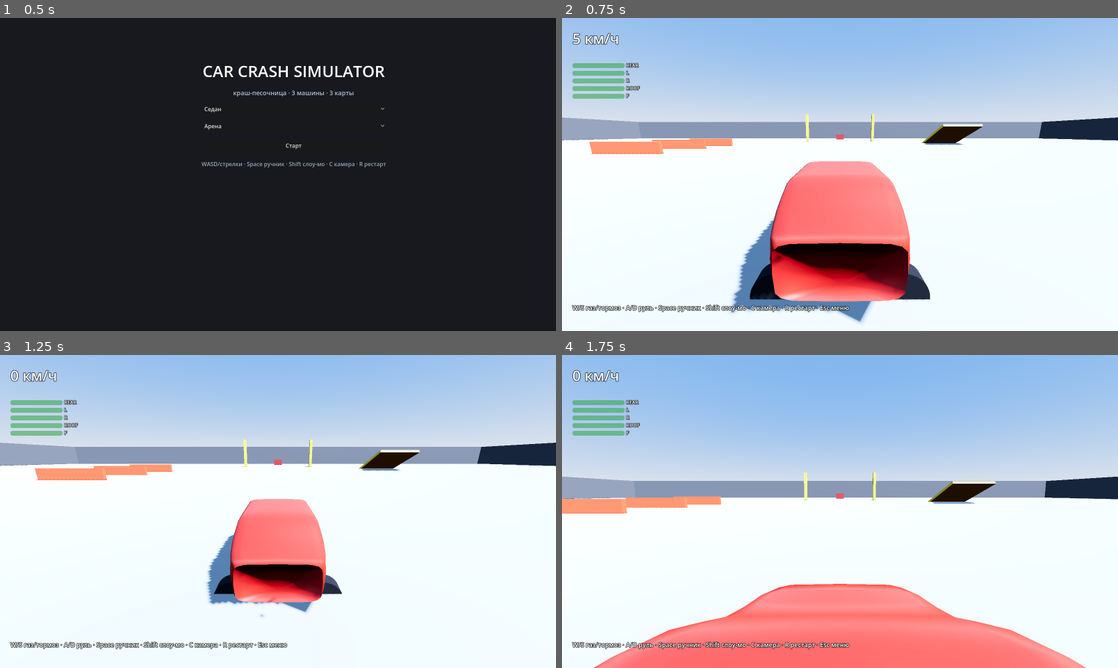
Above: before the commit, frames 1-4 (two rows, left to right).
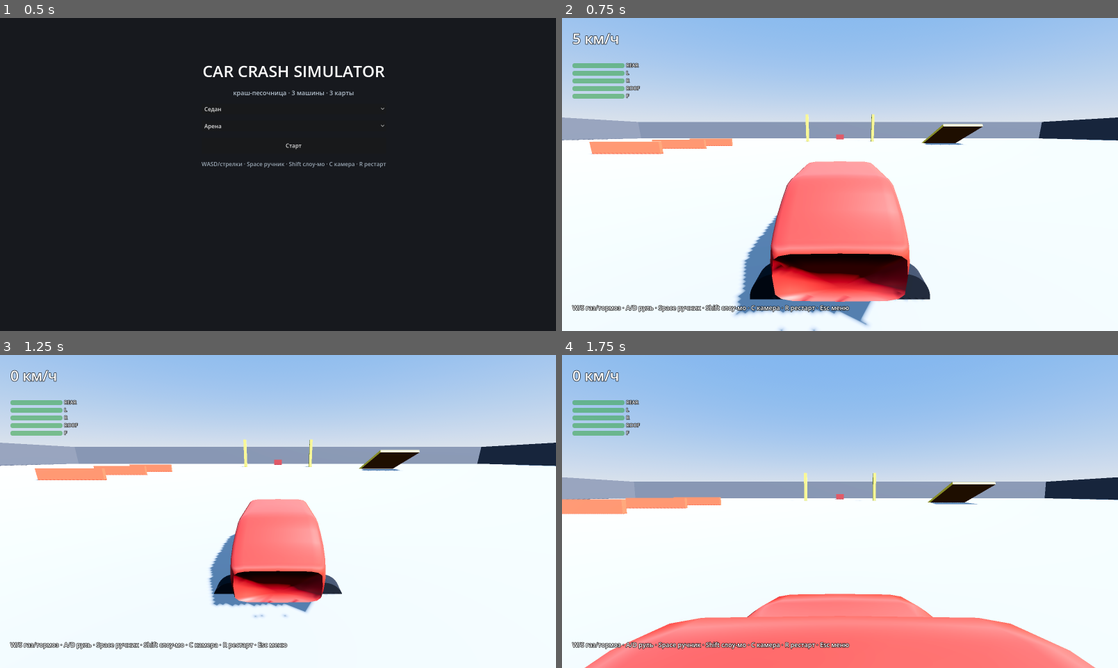
Above: after the commit, the same moments.

Repository: lightcodegit/carcrashsimulator
Game: Godot game, scene res://scenes/main_menu.tscn
Two runs of this game, one before a commit and one after it. Both use one fixed random seed, a clock stepped at 60 frames per second and the inputs below.
Inputs (mouse positions are in pixels of both pictures, inside the frame that each line leads up to):
- Up to frame 1 (0.5 s): no input
- Up to frame 2 (0.75 s): click "Старт" at 0.5 s
- Up to frame 3 (1.25 s): no input
- Up to frame 4 (1.75 s): move the mouse to (962, 495) at 1.27 s; hold D (steer_right) from 1.28 s (still down); hold C (cam_cycle) from 1.28 s (still down); click (962, 495) at 1.42 s

Frame 1 is identical in both runs. In frame 2, 3.1% of the frame differs, in the area x 30-63%, y 45-100%; in frame 3, 1.4%; in frame 4, 3.6%, in the area x 0-100%, y 37-100%.

Commit message:
fix(b1): stability - continuous_cd, thick floors, corr/bake clamps, speed-scaled crush depth, tip/totaled reset, particle throttle; feat(b2): per-car body profiles and wheels

Diff:
--- a/scripts/core/car_rig.gd
+++ b/scripts/core/car_rig.gd
@@ -30,6 +30,7 @@
 	ch.custom_integrator = true
 	ch.contact_monitor = true
 	ch.max_contacts_reported = 8
+	ch.continuous_cd = true
 	var pm := PhysicsMaterial.new()
 	pm.friction = 0.0; pm.bounce = 0.0
 	ch.physics_material_override = pm
--- a/scripts/core/damage_model.gd
+++ b/scripts/core/damage_model.gd
@@ -18,6 +18,7 @@
 
 func reset() -> void:
 	_broken = [0, 0, 0, 0, 0]
+	if _totaled: totaled_changed.emit(false)
 	_totaled = false
 
 func report_breaks(zone: int, n: int) -> void:
--- a/scripts/core/effects_director.gd
+++ b/scripts/core/effects_director.gd
@@ -54,13 +54,20 @@
 	p.mesh = q
 	return p
 
+var _spark_until := 0
+var _shard_until := 0
+
 func _on_impact(speed_kmh: float, point: Vector3, _normal: Vector3) -> void:
 	if speed_kmh < 15.0: return
+	if Time.get_ticks_msec() < _spark_until: return
+	_spark_until = Time.get_ticks_msec() + 80
 	_sparks.global_position = point
 	_sparks.emitting = false
 	_sparks.emitting = true
 
 func _on_plastic(zone: int, world_pos: Vector3, _energy: float) -> void:
+	if Time.get_ticks_msec() < _shard_until: return
+	_shard_until = Time.get_ticks_msec() + 150
 	if zone == Zones.ROOF or zone == Zones.LEFT or zone == Zones.RIGHT:
 		_shards.global_position = world_pos
 		_shards.emitting = false
--- a/scripts/core/game_manager.gd
+++ b/scripts/core/game_manager.gd
@@ -81,6 +81,7 @@
 func _respawn_now() -> void:
 	car.respawn(_spawn)
 	damage.reset()
+	hud.show_tip("")
 	car.shell.set_zone_hp([100.0, 100.0, 100.0, 100.0, 100.0])
 	TimeScale.set_hold(false)
 
--- a/scripts/core/shell_builder.gd
+++ b/scripts/core/shell_builder.gd
@@ -17,6 +17,9 @@
 		var x := -half_l + float(s) / (S - 1) * p.length
 		var taper := clampf(1.0 - pow(absf(x) / half_l, 6.0) * 0.22, 0.78, 1.0)
 		var blend := _cabin_blend(x, p.cab_x0, p.cab_x1)
+		var topscale := 1.0
+		if x > p.cab_x1 + 0.01: topscale = p.hood_scale
+		elif x < p.cab_x0 - 0.01: topscale = p.trunk_scale
 		for i in P:
 			var th := float(i) / P * TAU
 			var cs := cos(th); var sn := sin(th)
@@ -24,7 +27,7 @@
 			var se := 0.35
 			var csx := signf(cs) * pow(absf(cs), se)
 			var snx := signf(sn) * pow(absf(sn), se)
-			var y := body_cy + body_ry * csx * taper
+			var y := body_cy + body_ry * csx * taper * (topscale if cs > 0.0 else 1.0)
 			var z := body_rz * snx * taper
 			if cs > 0.0:
 				y = lerp(y, cab_cy + cab_ry * csx, blend)
--- a/scripts/core/soft_shell.gd
+++ b/scripts/core/soft_shell.gd
@@ -7,7 +7,7 @@
 const SUBSTEPS := 2
 const RELAX := 3
 const DAMP := 0.985
-const MAX_PT_SPEED := 25.0
+const MAX_PT_SPEED := 14.0
 const YIELD := 0.05
 const YIELD_C := 0.08
 const SLEEP_FRAMES := 90
@@ -117,9 +117,9 @@
 	return velocity_getter.call()
 
 func apply_impact(world_pos: Vector3, dir: Vector3, speed_ms: float) -> void:
-	var R := 0.7 + minf(speed_ms, 40.0) * 0.012
-	var crush_vel := minf(16.0, speed_ms * 0.4)
-	var crush_off := minf(0.08, speed_ms * 0.004)   # малый прогиб: урон делает crush_vel, а не телепорт в стену
+	var R := 0.7 + minf(speed_ms, 40.0) * 0.008
+	var crush_vel := minf(12.0, speed_ms * 0.4)
+	var crush_off := minf(0.25, speed_ms * 0.012)   # глубина первичного прогиба растёт со скоростью
 	var v_ch := _point_vel_at(Vector3.ZERO)
 	var R2 := R * R
 	wake_count_at_impact = 0
@@ -189,6 +189,7 @@
 			Spring.BEND: kk = 0.35
 			_: kk = minf(1.0, 0.95 * params.k_anchor)
 		var corr := delta * (1.0 - rest / len) * kk
+		if corr.length() > 0.12: corr = corr.normalized() * 0.12  # кламп: один шаг не даёт взрыва
 		if sp.type == Spring.ANCHOR:
 			if _dyn[sp.a]: _pos[sp.a] += corr
 		elif _dyn[sp.a] and _dyn[sp.b]:
@@ -277,6 +278,9 @@
 		if _still[i] >= SLEEP_FRAMES or _slow[i] >= 240 or _age[i] >= 360:  # 4 с дрейфа / 6 с в dynamic -> сон
 			var e := ObstacleField.project_out(_pos[i])
 			_pos[i] = e; _prev[i] = e
+			var orig: Vector3 = _chassis_xform() * spec.points[i]
+			if _pos[i].distance_squared_to(orig) > params.length * params.length:
+				_pos[i] = orig  # не запекать мусорные позиции (шипы)
 			_rest_local[i] = _chassis_xform().affine_inverse() * _pos[i]
 			_dyn[i] = false; _dyn_count -= 1
 
--- a/scripts/core/vehicle_db.gd
+++ b/scripts/core/vehicle_db.gd
@@ -9,21 +9,24 @@
 			p.mass = 1300; p.accel_max = 7.0; p.vmax_kmh = 160; p.brake_decel = 22
 			p.steer_rate_deg = 38; p.grip = 8.0
 			p.length = 4.4; p.width = 1.8; p.height = 1.45; p.gc = 0.32
-			p.body_h = 0.70; p.roof_h = 0.43; p.cab_x0 = -1.0; p.cab_x1 = 0.9
+			p.body_h = 0.62; p.roof_h = 0.51; p.cab_x0 = -1.0; p.cab_x1 = 0.95
+			p.hood_scale = 0.82; p.trunk_scale = 0.88; p.wheel_r = 0.37
 			p.sections = 20; p.k_struct = 1.0; p.k_anchor = 1.2
 			p.break_strain = 0.22; p.shell_color = Color(0.78, 0.18, 0.16)
 		"pickup":
 			p.mass = 1900; p.accel_max = 6.0; p.vmax_kmh = 140; p.brake_decel = 18
 			p.steer_rate_deg = 30; p.grip = 6.0
 			p.length = 5.2; p.width = 2.0; p.height = 1.9; p.gc = 0.45
-			p.body_h = 0.95; p.roof_h = 0.50; p.cab_x0 = -1.6; p.cab_x1 = -0.1
+			p.body_h = 0.85; p.roof_h = 0.60; p.cab_x0 = -1.55; p.cab_x1 = -0.15
+			p.hood_scale = 0.78; p.trunk_scale = 0.62; p.wheel_r = 0.46
 			p.sections = 22; p.k_struct = 1.3; p.k_anchor = 1.6
 			p.break_strain = 0.28; p.shell_color = Color(0.16, 0.35, 0.72)
 		"sport":
 			p.mass = 1050; p.accel_max = 11.0; p.vmax_kmh = 210; p.brake_decel = 26
 			p.steer_rate_deg = 42; p.grip = 9.0
-			p.length = 4.2; p.width = 1.9; p.height = 1.15; p.gc = 0.22
-			p.body_h = 0.52; p.roof_h = 0.41; p.cab_x0 = -1.3; p.cab_x1 = 0.05
+			p.length = 4.2; p.width = 1.9; p.height = 1.0; p.gc = 0.22
+			p.body_h = 0.44; p.roof_h = 0.34; p.cab_x0 = -1.25; p.cab_x1 = -0.05
+			p.hood_scale = 0.72; p.trunk_scale = 0.82; p.wheel_r = 0.33
 			p.sections = 18; p.k_struct = 0.8; p.k_anchor = 1.0
 			p.break_strain = 0.16; p.shell_color = Color(0.85, 0.75, 0.2)
 		_:
--- a/scripts/core/vehicle_params.gd
+++ b/scripts/core/vehicle_params.gd
@@ -21,5 +21,8 @@
 @export var k_anchor := 1.2
 @export var break_strain := 0.22
 @export var shell_color := Color.RED
+@export var hood_scale := 0.85   # высота носа относительно борта
+@export var trunk_scale := 0.9   # высота кормы
+@export var wheel_r := 0.36
 func collider_size() -> Vector3:
 	return Vector3(length * 0.92, height - 0.12, width * 0.9)
--- a/scripts/maps/map_db.gd
+++ b/scripts/maps/map_db.gd
@@ -33,7 +33,7 @@
 
 static func _arena() -> Dictionary:
 	var root := Node3D.new(); root.name = "Arena"
-	box(root, Vector3(0, -0.25, 0), Vector3(200, 0.5, 200), Color(0.55, 0.55, 0.57))
+	box(root, Vector3(0, -1.0, 0), Vector3(200, 2, 200), Color(0.55, 0.55, 0.57))
 	var wc := Color(0.35, 0.35, 0.38)
 	box(root, Vector3(0, 4, -100), Vector3(200, 8, 1), wc)
 	box(root, Vector3(0, 4, 100), Vector3(200, 8, 1), wc)
@@ -51,7 +51,7 @@
 
 static func _town() -> Dictionary:
 	var root := Node3D.new(); root.name = "Town"
-	box(root, Vector3(0, -0.25, 0), Vector3(300, 0.5, 300), Color(0.42, 0.42, 0.45))
+	box(root, Vector3(0, -1.0, 0), Vector3(300, 2, 300), Color(0.42, 0.42, 0.45))
 	var rng := RandomNumberGenerator.new(); rng.seed = 20261029
 	for bx in 3:
 		for bz in 3:
@@ -66,7 +66,7 @@
 
 static func _speedway() -> Dictionary:
 	var root := Node3D.new(); root.name = "Speedway"
-	box(root, Vector3(0, -0.25, 0), Vector3(700, 0.5, 300), Color(0.32, 0.32, 0.34))
+	box(root, Vector3(0, -1.0, 0), Vector3(700, 2, 300), Color(0.32, 0.32, 0.34))
 	box_vis(root, Vector3(280, 0.02, 0), Vector3(620, 0.03, 12), Color(0.15, 0.15, 0.17))
 	for side in [-1, 1]:
 		box(root, Vector3(280, 0.5, side * 7.0), Vector3(620, 1.0, 0.4), Color(0.8, 0.8, 0.85))
--- a/scripts/ui/hud.gd
+++ b/scripts/ui/hud.gd
@@ -9,6 +9,7 @@
 var _bars: Array[ProgressBar] = []
 var _totaled_label: Label
 var _tip_label: Label
+var _tip_until := 0
 var _pause_label: Label
 
 func _ready() -> void:
@@ -85,6 +86,8 @@
 	_speed_label.text = "%d км/ч" % int(_car.speed_kmh())
 	if _crash_label.visible and Time.get_ticks_msec() > _crash_until:
 		_crash_label.visible = false
+	if _tip_label.visible and _tip_until > 0 and Time.get_ticks_msec() > _tip_until:
+		_tip_label.visible = false
 	if _damage != null:
 		var hpz := _damage.hp_array()
 		for i in 5:
--- a/tests/h_t5.gd
+++ b/tests/h_t5.gd
@@ -13,9 +13,9 @@
 	# пол: верх y=0
 	var body := StaticBody3D.new()
 	var cs := CollisionShape3D.new(); var box := BoxShape3D.new()
-	box.size = Vector3(40, 1, 40); cs.shape = box
-	body.add_child(cs); add_child(body); body.global_position = Vector3(0, -0.5, 0)
-	ObstacleField.add(Vector3(0, -0.5, 0), Vector3(20, 0.5, 20))
+	box.size = Vector3(40, 2, 40); cs.shape = box
+	body.add_child(cs); add_child(body); body.global_position = Vector3(0, -1, 0)
+	ObstacleField.add(Vector3(0, -1, 0), Vector3(20, 1, 20))
 	# тонкая стена: грань x=6.0 (центр 6.1, толщина 0.2) — тест свип-рея на «дырявых» объектах
 	var wall := StaticBody3D.new()
 	var wcs := CollisionShape3D.new(); var wbox := BoxShape3D.new()
--- a/tests/h_t6.gd
+++ b/tests/h_t6.gd
@@ -9,10 +9,10 @@
 func _ready() -> void:
 	var body := StaticBody3D.new()
 	var cs := CollisionShape3D.new(); var box := BoxShape3D.new()
-	box.size = Vector3(1400, 1, 60); cs.shape = box
+	box.size = Vector3(1400, 2, 60); cs.shape = box
 	var pm := PhysicsMaterial.new(); pm.friction = 0.0; body.physics_material_override = pm
-	body.add_child(cs); add_child(body); body.global_position = Vector3(600, -0.5, 0)
-	ObstacleField.add(Vector3(600, -0.5, 0), Vector3(700, 0.5, 30))
+	body.add_child(cs); add_child(body); body.global_position = Vector3(600, -1, 0)
+	ObstacleField.add(Vector3(600, -1, 0), Vector3(700, 1, 30))
 	await get_tree().process_frame
 	car = CarRig.new(); add_child(car)
 	car.build(VehicleDB.get_params("sedan"), get_world_3d())
--- a/tests/h_t7_crash.gd
+++ b/tests/h_t7_crash.gd
@@ -11,9 +11,9 @@
 	ObstacleField.reset()
 	var body := StaticBody3D.new()
 	var cs := CollisionShape3D.new(); var box := BoxShape3D.new()
-	box.size = Vector3(200, 1, 200); cs.shape = box
-	body.add_child(cs); add_child(body); body.global_position = Vector3(0, -0.5, 0)
-	ObstacleField.add(Vector3(0, -0.5, 0), Vector3(100, 0.5, 100))
+	box.size = Vector3(200, 2, 200); cs.shape = box
+	body.add_child(cs); add_child(body); body.global_position = Vector3(0, -1, 0)
+	ObstacleField.add(Vector3(0, -1, 0), Vector3(100, 1, 100))
 	var wall := StaticBody3D.new()
 	var wcs := CollisionShape3D.new(); var wbox := BoxShape3D.new()
 	wbox.size = Vector3(1.0, 8, 30); wcs.shape = wbox
--- a/tests/h_t9.gd
+++ b/tests/h_t9.gd
@@ -11,9 +11,9 @@
 	ObstacleField.reset()
 	var body := StaticBody3D.new()
 	var cs := CollisionShape3D.new(); var box := BoxShape3D.new()
-	box.size = Vector3(200, 1, 200); cs.shape = box
-	body.add_child(cs); add_child(body); body.global_position = Vector3(0, -0.5, 0)
-	ObstacleField.add(Vector3(0, -0.5, 0), Vector3(100, 0.5, 100))
+	box.size = Vector3(200, 2, 200); cs.shape = box
+	body.add_child(cs); add_child(body); body.global_position = Vector3(0, -1, 0)
+	ObstacleField.add(Vector3(0, -1, 0), Vector3(100, 1, 100))
 	await get_tree().process_frame
 	car = CarRig.new(); add_child(car)
 	car.build(VehicleDB.get_params("sedan"), get_world_3d())
Not shown, added: tests/h_menu.gd.uid
